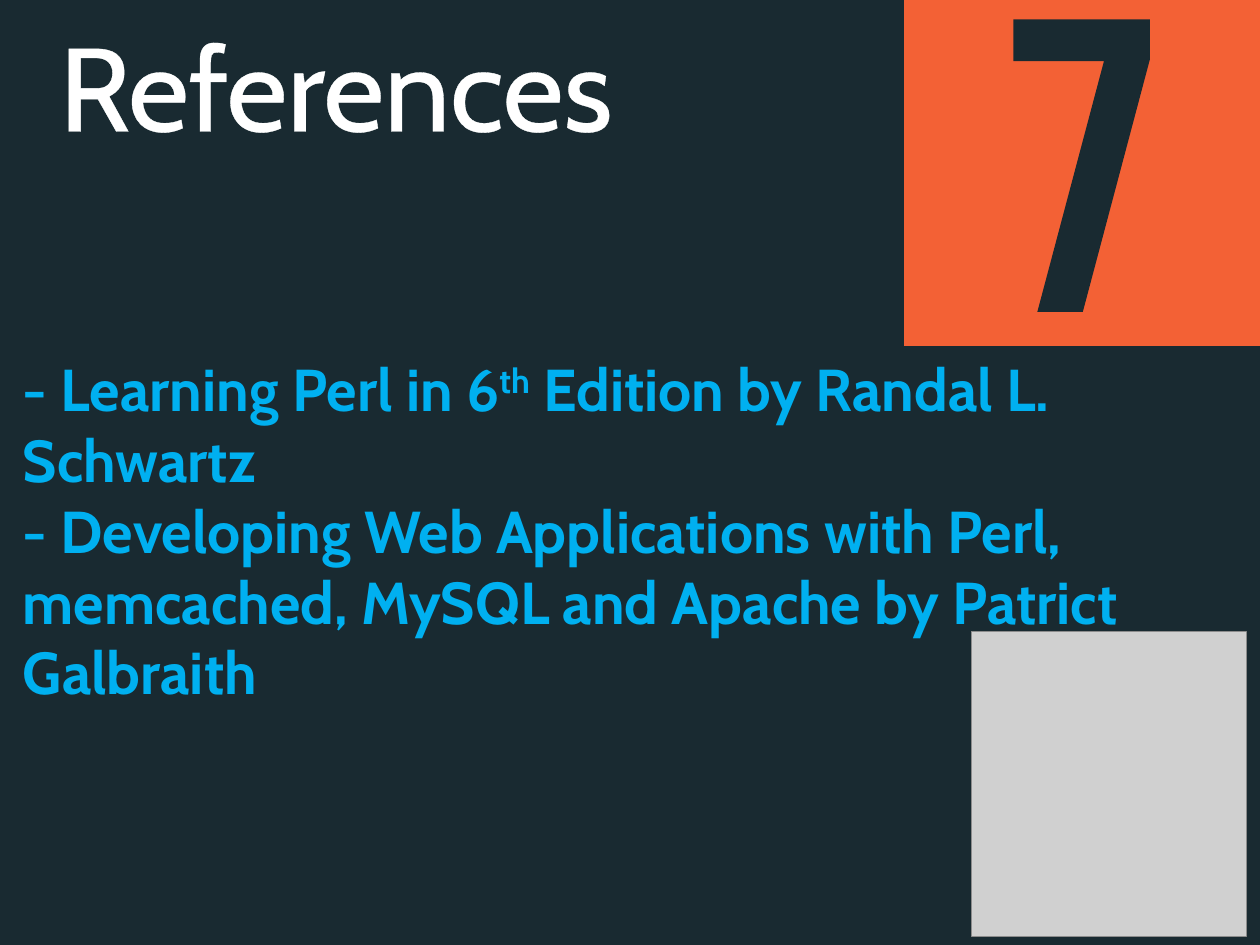
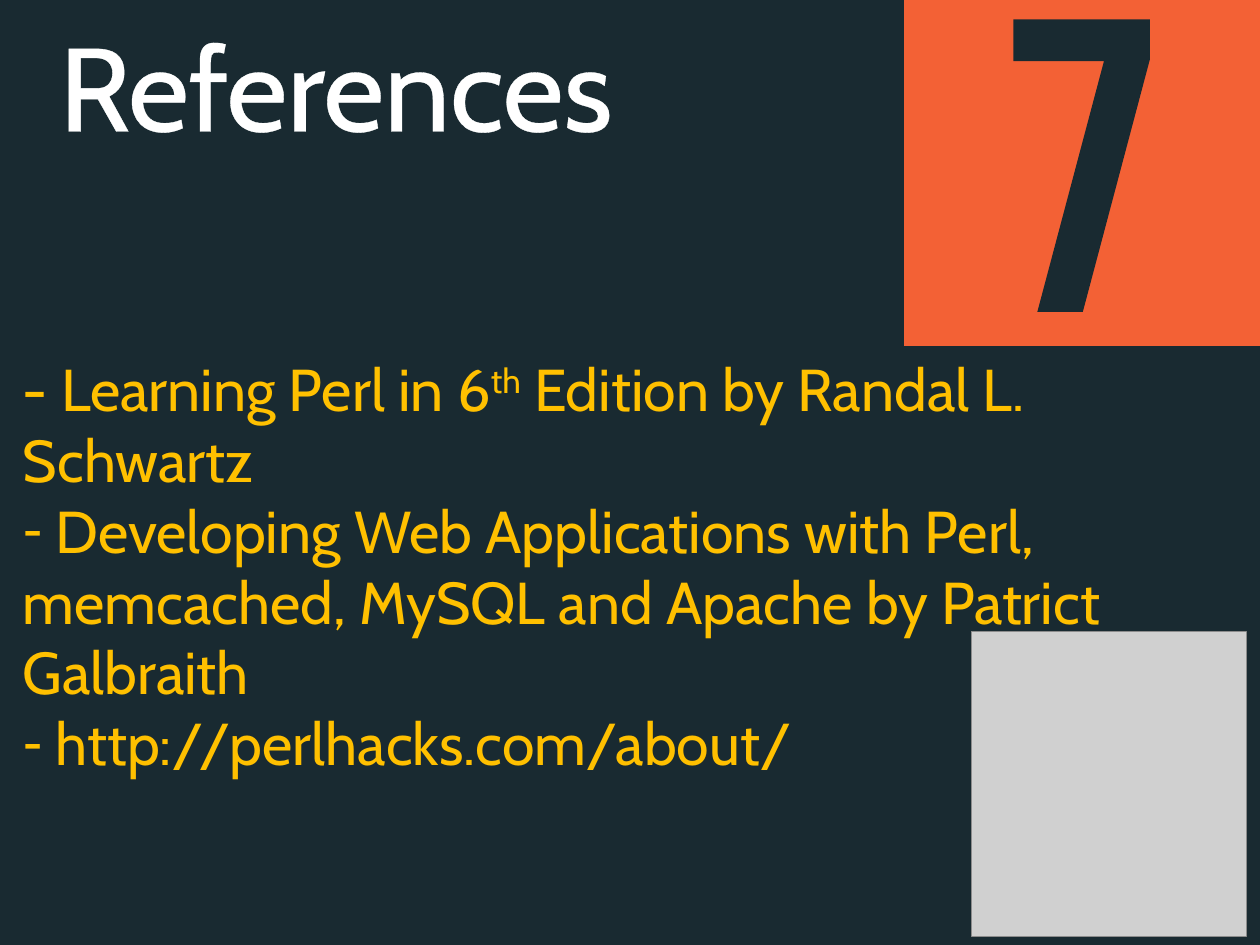
Before and after one commit to bigdatapi/learn_perl_in_2hours, a slide deck: slide 33 of doc/Learn_Perl_in_2hours_by_bigdatapi.pptx. Drawn at 1260x945 pixels with LibreOffice and Linux fonts; fonts in the diff are those of the drawing; grey boxes stand for pictures. Boxes give left, top, right and bottom in pixels: in the first picture for what was removed or moved away, otherwise in the second. Text is boxed around its words. In the diff, an @@ line names an element or a change of style, - is before the commit and + after.

Commit message:
Adjust ppt file font style

```diff
--- a/doc/Learn_Perl_in_2hours_by_bigdatapi.pptx
+++ b/doc/Learn_Perl_in_2hours_by_bigdatapi.pptx
@@ text at [23, 366, 1025, 483]: text colour none to #FFC000, letter outline #00B0F0 2.48 pt to none, bold off in "- Learning Perl in 6th Edition by ..." @@
@@ text at [23, 508, 1100, 779]: text changed; text colour none to #FFC000; bold off @@
-- Developing Web Applications with Perl, memcached, MySQL and Apache by Patrict Galbraith
+– Developing Web Applications with Perl, memcached, MySQL and Apache by Patrict Galbraith
+– http://perlhacks.com/about/
```
Also in this commit, not shown: 6 other slides changed.
